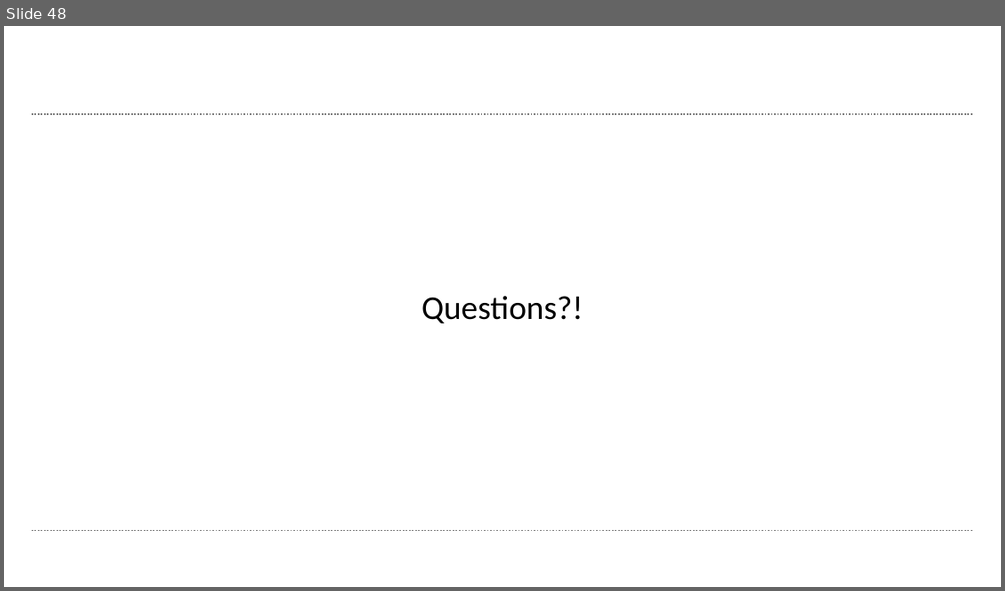
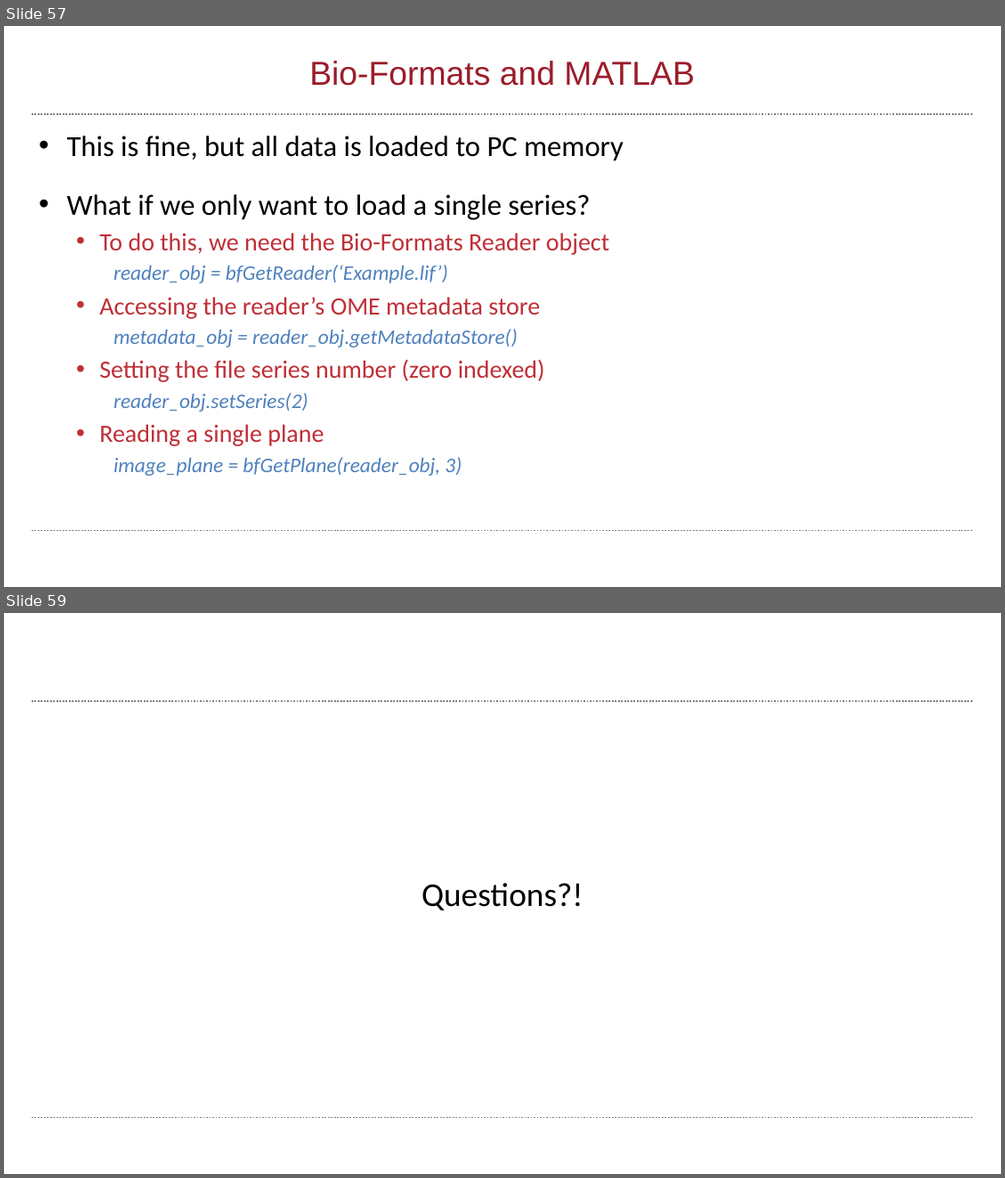
Before and after one commit to wbif-bristol/MATLAB-course, a slide deck: Session 3 - Advanced data structures/MATLAB Session 3.pptx. Shown one above the other, each under a label of ours: slide 48 before the commit, slides 57 and 59 after it; the slides between them are not shown. The pictures are 1005x591 and 1005x1178 pixels, drawn with LibreOffice and Linux fonts; fonts in the diff are those of the drawing; background and template pictures are left out. Boxes give left, top, right and bottom in pixels: in the first picture for what was removed or moved away, otherwise in the second. Text is boxed around its words. In the diff, an @@ line names an element or a change of style, - is before the commit and + after.

Commit message:
Added more on Bio-Formats

```diff
--- a/Session 3 - Advanced data structures/MATLAB Session 3.pptx
+++ b/Session 3 - Advanced data structures/MATLAB Session 3.pptx
@@ slide 57 added at [4,26,1001,587], background #FFFFFF; not listed: 2 template elements that a slide beside it also shows @@
@@ title added at [309,61,695,86], 32 pt, text #9A1D2B @@
+Bio-Formats and MATLAB
@@ text added at [67,135,623,475], 20 pt, text #4F81BD @@
+• This is fine, but all data is loaded to PC memory
+• What if we only want to load a single series?
+  • To do this, we need the Bio-Formats Reader object
+    reader_obj = bfGetReader(‘Example.lif’)
+  • Accessing the reader’s OME metadata store
+    metadata_obj = reader_obj.getMetadataStore()
+  • Setting the file series number (zero indexed)
+    reader_obj.setSeries(2)
+  • Reading a single plane
+    image_plane = bfGetPlane(reader_obj, 3)
@@ what was slide 48 is now slide 59 @@
```
Also in this commit, not shown: 1 slide changed, 12 other slides added, 2 slides removed, 7 other files.
